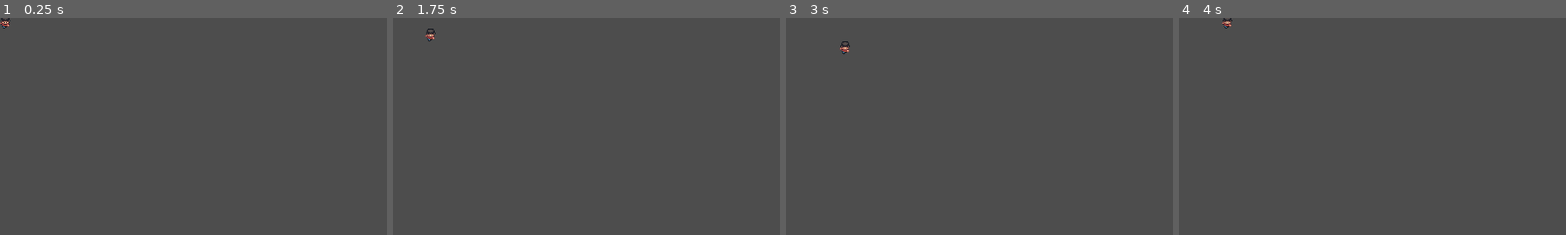
Above: before the commit, frames 1-4 (left to right).
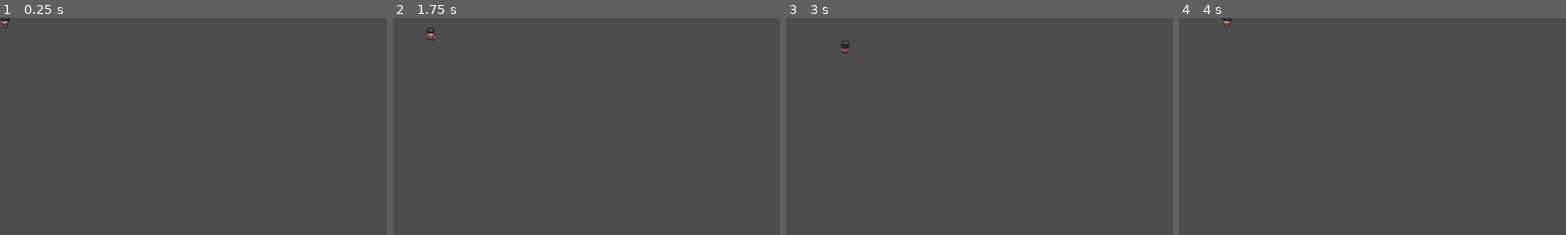
Above: after the commit, the same moments.

Repository: vincent-huu-nguyen/pokemon-game
Game: Godot game, scene res://map.tscn
The game is run twice, just before and just after one commit, with the same random seed, the same clock (stepped at 60 frames per second) and the same inputs.
Inputs:
- Up to frame 1 (0.25 s): no input
- Up to frame 2 (1.75 s): tap Enter at 0.5 s; hold Right (ui_right) 0.53-1.28 s; hold Down (ui_down) from 1.28 s (still down)
- Up to frame 3 (3 s): release Down (ui_down) at 2.03 s; hold Right (ui_right) 2.03-2.78 s; tap Space at 2.75 s; hold Up (ui_up) from 2.78 s (still down)
- Up to frame 4 (4 s): release Up (ui_up) at 3.53 s; hold Left (ui_left) from 3.53 s (still down)
The pictures show only the part of the screen within x 0-50%, y 0-50%; the shares and areas given below are measured in that part.

The runs differ from the first frame. In frame 1, less than 0.1% of the frame differs, in the area x 0-3%, y 0-5%; in frame 2, less than 0.1%, in the area x 8-12%, y 4-11%; in frame 3, less than 0.1%; in frame 4, less than 0.1%.

Commit message:
added walking animations with directions

Diff:
--- a/player.gd
+++ b/player.gd
@@ -2,6 +2,9 @@
 
 @export var walk_speed = 4.0
 const TILE_SIZE = 16
+
+@onready var anim_tree = $AnimationTree
+@onready var anim_state = anim_tree.get("parameters/playback")
 
 var initial_position = Vector2(0, 0)
 var input_direction = Vector2(0, 0)
@@ -13,12 +16,15 @@
 	initial_position = position
 
 
+
 func _physics_process(delta):
 	if is_moving == false:
 		process_player_input()
 	elif input_direction != Vector2.ZERO:
+		anim_state.travel("Walk")
 		move(delta)
 	else:
+		anim_state.travel("Idle")
 		is_moving = false
 
 func process_player_input():
@@ -28,8 +34,12 @@
 		input_direction.y = int(Input.is_action_pressed("ui_down")) - int(Input.is_action_pressed("ui_up"))
 
 	if input_direction != Vector2.ZERO:
+		anim_tree.set("parameters/Idle/blend_position", input_direction)
+		anim_tree.set("parameters/Walk/blend_position", input_direction)
 		initial_position = position
 		is_moving = true
+	else:
+		anim_state.travel("Idle")
 
 func move(delta):
 	percent_moved_to_next_tile += walk_speed * delta
--- a/player.tscn
+++ b/player.tscn
@@ -1,10 +1,287 @@
-[gd_scene load_steps=4 format=3 uid="uid://b5u75l0x1hov3"]
+[gd_scene load_steps=25 format=3 uid="uid://b5u75l0x1hov3"]
 
 [ext_resource type="Texture2D" uid="uid://dlupwjvk6618t" path="res://Assets/Player/Male_Spritesheet.png" id="1_4flbx"]
 [ext_resource type="Script" uid="uid://0dlk2wo8hjpk" path="res://player.gd" id="1_onrkg"]
 
 [sub_resource type="RectangleShape2D" id="RectangleShape2D_c7s6e"]
 size = Vector2(16, 16)
+
+[sub_resource type="Animation" id="Animation_onrkg"]
+resource_name = "IdleDown"
+loop_mode = 1
+tracks/0/type = "value"
+tracks/0/imported = false
+tracks/0/enabled = true
+tracks/0/path = NodePath("Sprite2D:frame")
+tracks/0/interp = 1
+tracks/0/loop_wrap = true
+tracks/0/keys = {
+"times": PackedFloat32Array(0),
+"transitions": PackedFloat32Array(1),
+"update": 1,
+"values": [1]
+}
+
+[sub_resource type="Animation" id="Animation_i3pqv"]
+length = 0.001
+tracks/0/type = "value"
+tracks/0/imported = false
+tracks/0/enabled = true
+tracks/0/path = NodePath("Sprite2D:frame")
+tracks/0/interp = 1
+tracks/0/loop_wrap = true
+tracks/0/keys = {
+"times": PackedFloat32Array(0),
+"transitions": PackedFloat32Array(1),
+"update": 1,
+"values": [1]
+}
+tracks/1/type = "value"
+tracks/1/imported = false
+tracks/1/enabled = true
+tracks/1/path = NodePath("Sprite2D:flip_h")
+tracks/1/interp = 1
+tracks/1/loop_wrap = true
+tracks/1/keys = {
+"times": PackedFloat32Array(0),
+"transitions": PackedFloat32Array(1),
+"update": 1,
+"values": [true]
+}
+
+[sub_resource type="Animation" id="Animation_hqtel"]
+resource_name = "IdleUp"
+loop_mode = 1
+tracks/0/type = "value"
+tracks/0/imported = false
+tracks/0/enabled = true
+tracks/0/path = NodePath("Sprite2D:frame")
+tracks/0/interp = 1
+tracks/0/loop_wrap = true
+tracks/0/keys = {
+"times": PackedFloat32Array(0),
+"transitions": PackedFloat32Array(1),
+"update": 1,
+"values": [4]
+}
+
+[sub_resource type="Animation" id="Animation_sweqy"]
+resource_name = "IdleRight"
+loop_mode = 1
+tracks/0/type = "value"
+tracks/0/imported = false
+tracks/0/enabled = true
+tracks/0/path = NodePath("Sprite2D:frame")
+tracks/0/interp = 1
+tracks/0/loop_wrap = true
+tracks/0/keys = {
+"times": PackedFloat32Array(0),
+"transitions": PackedFloat32Array(1),
+"update": 1,
+"values": [7]
+}
+tracks/1/type = "value"
+tracks/1/imported = false
+tracks/1/enabled = true
+tracks/1/path = NodePath("Sprite2D:flip_h")
+tracks/1/interp = 1
+tracks/1/loop_wrap = true
+tracks/1/keys = {
+"times": PackedFloat32Array(0, 0.0333333),
+"transitions": PackedFloat32Array(1, 1),
+"update": 1,
+"values": [true, true]
+}
+
+[sub_resource type="Animation" id="Animation_2hs0m"]
+resource_name = "IdleLeft"
+loop_mode = 1
+tracks/0/type = "value"
+tracks/0/imported = false
+tracks/0/enabled = true
+tracks/0/path = NodePath("Sprite2D:flip_h")
+tracks/0/interp = 1
+tracks/0/loop_wrap = true
+tracks/0/keys = {
+"times": PackedFloat32Array(0),
+"transitions": PackedFloat32Array(1),
+"update": 1,
+"values": [false]
+}
+tracks/1/type = "value"
+tracks/1/imported = false
+tracks/1/enabled = true
+tracks/1/path = NodePath("Sprite2D:frame")
+tracks/1/interp = 1
+tracks/1/loop_wrap = true
+tracks/1/keys = {
+"times": PackedFloat32Array(0),
+"transitions": PackedFloat32Array(1),
+"update": 1,
+"values": [7]
+}
+
+[sub_resource type="Animation" id="Animation_1jxqw"]
+resource_name = "WalkDown"
+length = 0.8
+loop_mode = 1
+step = 0.2
+tracks/0/type = "value"
+tracks/0/imported = false
+tracks/0/enabled = true
+tracks/0/path = NodePath("Sprite2D:frame")
+tracks/0/interp = 1
+tracks/0/loop_wrap = true
+tracks/0/keys = {
+"times": PackedFloat32Array(0, 0.2, 0.4, 0.6),
+"transitions": PackedFloat32Array(1, 1, 1, 1),
+"update": 1,
+"values": [0, 1, 2, 1]
+}
+
+[sub_resource type="Animation" id="Animation_dw050"]
+resource_name = "WalkUp"
+length = 0.8
+loop_mode = 1
+step = 0.2
+tracks/0/type = "value"
+tracks/0/imported = false
+tracks/0/enabled = true
+tracks/0/path = NodePath("Sprite2D:frame")
+tracks/0/interp = 1
+tracks/0/loop_wrap = true
+tracks/0/keys = {
+"times": PackedFloat32Array(0, 0.2, 0.4, 0.6),
+"transitions": PackedFloat32Array(1, 1, 1, 1),
+"update": 1,
+"values": [3, 4, 5, 4]
+}
+
+[sub_resource type="Animation" id="Animation_b26j0"]
+resource_name = "WalkLeft"
+length = 0.8
+loop_mode = 1
+step = 0.2
+tracks/0/type = "value"
+tracks/0/imported = false
+tracks/0/enabled = true
+tracks/0/path = NodePath("Sprite2D:frame")
+tracks/0/interp = 1
+tracks/0/loop_wrap = true
+tracks/0/keys = {
+"times": PackedFloat32Array(0, 0.2, 0.4, 0.6),
+"transitions": PackedFloat32Array(1, 1, 1, 1),
+"update": 1,
+"values": [6, 7, 8, 7]
+}
+tracks/1/type = "value"
+tracks/1/imported = false
+tracks/1/enabled = true
+tracks/1/path = NodePath("Sprite2D:flip_h")
+tracks/1/interp = 1
+tracks/1/loop_wrap = true
+tracks/1/keys = {
+"times": PackedFloat32Array(0),
+"transitions": PackedFloat32Array(1),
+"update": 1,
+"values": [false]
+}
+
+[sub_resource type="Animation" id="Animation_n7ghd"]
+resource_name = "WalkRight"
+length = 0.8
+loop_mode = 1
+step = 0.2
+tracks/0/type = "value"
+tracks/0/imported = false
+tracks/0/enabled = true
+tracks/0/path = NodePath("Sprite2D:frame")
+tracks/0/interp = 1
+tracks/0/loop_wrap = true
+tracks/0/keys = {
+"times": PackedFloat32Array(0, 0.2, 0.4, 0.6),
+"transitions": PackedFloat32Array(1, 1, 1, 1),
+"update": 1,
+"values": [6, 7, 8, 7]
+}
+tracks/1/type = "value"
+tracks/1/imported = false
+tracks/1/enabled = true
+tracks/1/path = NodePath("Sprite2D:flip_h")
+tracks/1/interp = 1
+tracks/1/loop_wrap = true
+tracks/1/keys = {
+"times": PackedFloat32Array(0),
+"transitions": PackedFloat32Array(1),
+"update": 1,
+"values": [true]
+}
+
+[sub_resource type="AnimationLibrary" id="AnimationLibrary_n7ghd"]
+_data = {
+&"IdleDown": SubResource("Animation_onrkg"),
+&"IdleLeft": SubResource("Animation_2hs0m"),
+&"IdleRight": SubResource("Animation_sweqy"),
+&"IdleUp": SubResource("Animation_hqtel"),
+&"RESET": SubResource("Animation_i3pqv"),
+&"WalkDown": SubResource("Animation_1jxqw"),
+&"WalkLeft": SubResource("Animation_b26j0"),
+&"WalkRight": SubResource("Animation_n7ghd"),
+&"WalkUp": SubResource("Animation_dw050")
+}
+
+[sub_resource type="AnimationNodeAnimation" id="AnimationNodeAnimation_onrkg"]
+animation = &"IdleLeft"
+
+[sub_resource type="AnimationNodeAnimation" id="AnimationNodeAnimation_i3pqv"]
+animation = &"IdleDown"
+
+[sub_resource type="AnimationNodeAnimation" id="AnimationNodeAnimation_hqtel"]
+animation = &"IdleUp"
+
+[sub_resource type="AnimationNodeAnimation" id="AnimationNodeAnimation_sweqy"]
+animation = &"IdleRight"
+
+[sub_resource type="AnimationNodeBlendSpace2D" id="AnimationNodeBlendSpace2D_2hs0m"]
+blend_point_0/node = SubResource("AnimationNodeAnimation_onrkg")
+blend_point_0/pos = Vector2(-1, 0)
+blend_point_1/node = SubResource("AnimationNodeAnimation_i3pqv")
+blend_point_1/pos = Vector2(0, 1)
+blend_point_2/node = SubResource("AnimationNodeAnimation_hqtel")
+blend_point_2/pos = Vector2(0, -1)
+blend_point_3/node = SubResource("AnimationNodeAnimation_sweqy")
+blend_point_3/pos = Vector2(1, 0)
+blend_mode = 1
+
+[sub_resource type="AnimationNodeAnimation" id="AnimationNodeAnimation_2hs0m"]
+animation = &"WalkLeft"
+
+[sub_resource type="AnimationNodeAnimation" id="AnimationNodeAnimation_1jxqw"]
+animation = &"WalkRight"
+
+[sub_resource type="AnimationNodeAnimation" id="AnimationNodeAnimation_dw050"]
+animation = &"WalkDown"
+
+[sub_resource type="AnimationNodeAnimation" id="AnimationNodeAnimation_b26j0"]
+animation = &"WalkUp"
+
+[sub_resource type="AnimationNodeBlendSpace2D" id="AnimationNodeBlendSpace2D_n7ghd"]
+blend_point_0/node = SubResource("AnimationNodeAnimation_2hs0m")
+blend_point_0/pos = Vector2(-1, 0)
+blend_point_1/node = SubResource("AnimationNodeAnimation_1jxqw")
+blend_point_1/pos = Vector2(1, 0)
+blend_point_2/node = SubResource("AnimationNodeAnimation_dw050")
+blend_point_2/pos = Vector2(0, 1)
+blend_point_3/node = SubResource("AnimationNodeAnimation_b26j0")
+blend_point_3/pos = Vector2(0, -1)
+blend_mode = 1
+
+[sub_resource type="AnimationNodeStateMachine" id="AnimationNodeStateMachine_1jxqw"]
+states/Idle/node = SubResource("AnimationNodeBlendSpace2D_2hs0m")
+states/Idle/position = Vector2(314, 79)
+states/Start/position = Vector2(182, 79)
+states/Walk/node = SubResource("AnimationNodeBlendSpace2D_n7ghd")
+states/Walk/position = Vector2(477, 79)
 
 [node name="Player" type="CharacterBody2D"]
 script = ExtResource("1_onrkg")
@@ -13,9 +290,22 @@
 texture = ExtResource("1_4flbx")
 centered = false
 offset = Vector2(0, -4)
+flip_h = true
 hframes = 3
 vframes = 3
+frame = 1
 
 [node name="CollisionShape2D" type="CollisionShape2D" parent="."]
 position = Vector2(8, 8)
 shape = SubResource("RectangleShape2D_c7s6e")
+
+[node name="AnimationPlayer" type="AnimationPlayer" parent="."]
+libraries = {
+&"": SubResource("AnimationLibrary_n7ghd")
+}
+
+[node name="AnimationTree" type="AnimationTree" parent="."]
+tree_root = SubResource("AnimationNodeStateMachine_1jxqw")
+anim_player = NodePath("../AnimationPlayer")
+parameters/Idle/blend_position = Vector2(0, 0)
+parameters/Walk/blend_position = Vector2(0, 0)
